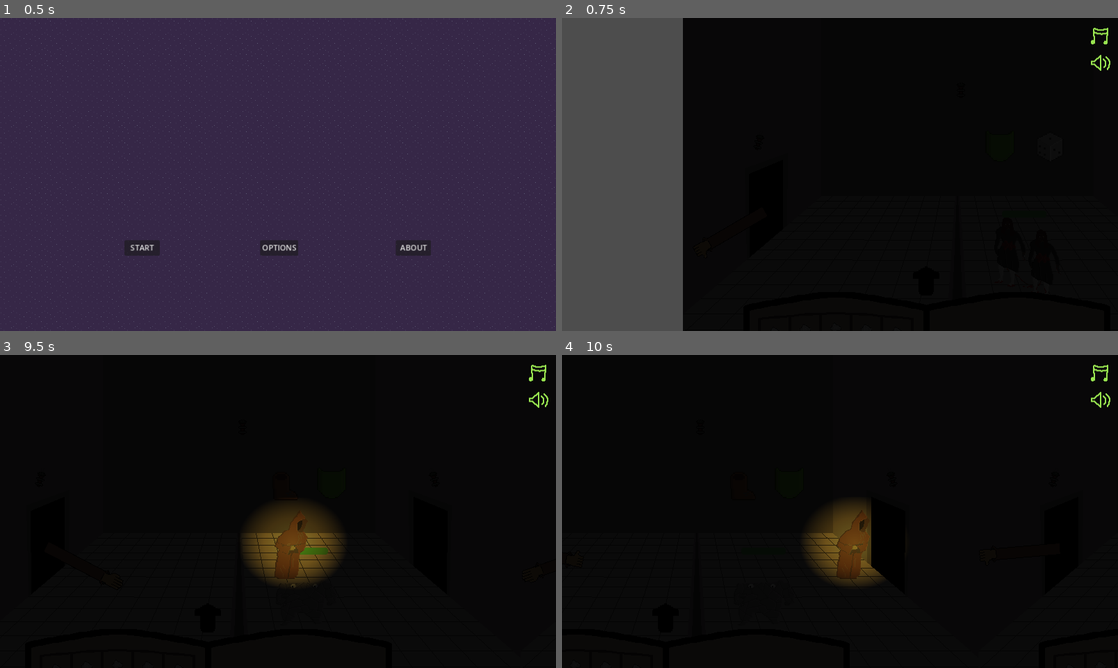
Above: before the commit, frames 1-4 (two rows, left to right).
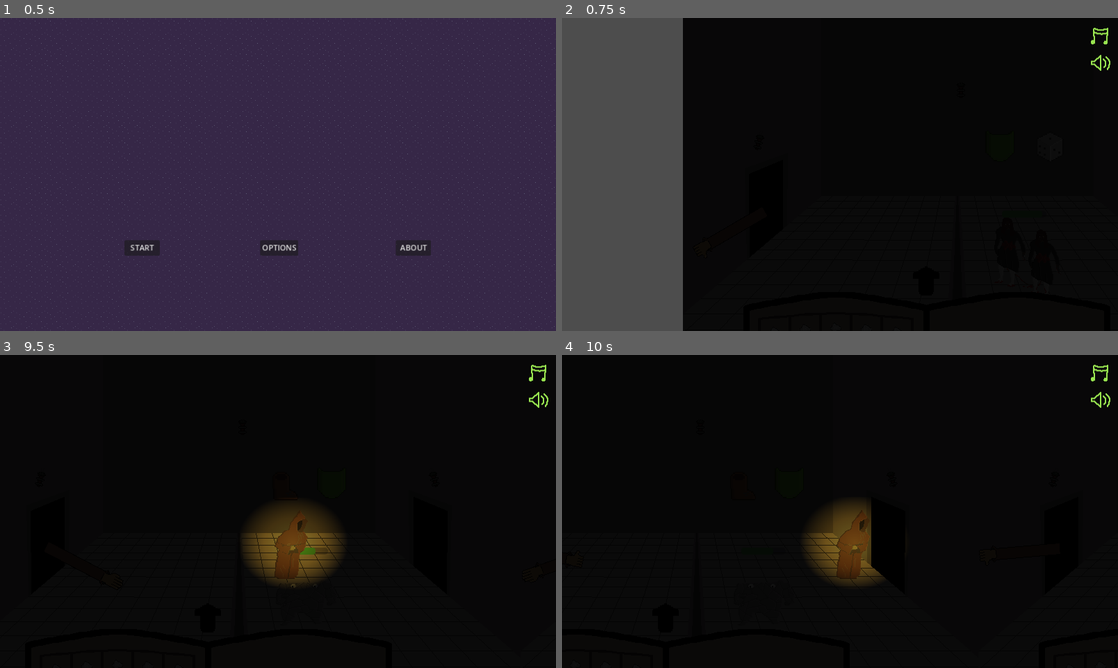
Above: after the commit, the same moments.

Repository: lewis785/ludum-dare-55
Game: Godot game, scene res://scenes/levels/main_menu.tscn
The game is run twice, just before and just after one commit, with the same random seed, the same clock (stepped at 60 frames per second) and the same inputs.
Inputs (mouse positions are in pixels of both pictures, inside the frame that each line leads up to):
- Up to frame 1 (0.5 s): no input
- Up to frame 2 (0.75 s): click "START" at 0.5 s
- Up to frame 3 (9.5 s): tap Enter at 1.25 s; drag from (139, 667) to (294, 511) at 1.27 s; drag from (11, 664) to (139, 511) at 2.02 s; move the mouse to (383, 667) at 2.77 s; hold Enter 2.78-3.5 s; click (383, 667) at 2.92 s; drag from (255, 664) to (344, 624) at 3.52 s; drag from (133, 667) to (511, 574) at 4.27 s; drag from (33, 624) to (500, 664) at 5.02 s; move the mouse to (311, 667) at 5.77 s; hold Enter 5.78-6.5 s; click (311, 667) at 5.92 s; drag from (189, 664) to (166, 527) at 6.52 s; tap Space at 7.25 s; drag from (61, 667) to (155, 511) at 7.27 s; drag from (400, 667) to (555, 511) at 8.02 s; move the mouse to (272, 664) at 8.77 s; hold Enter from 8.78 s (still down); click (272, 664) at 8.92 s
- Up to frame 4 (10 s): release Enter at 9.5 s; drag from (712, 667) to (678, 580) at 9.52 s

Frame 1 is identical in both runs. In frame 3, less than 0.1% of the frame differs, in the area x 56-59%, y 61-64%; in frame 4, less than 0.1%.

Commit message:
CHANGE tweek combat stats

Diff:
--- a/scenes/characters/character.tscn
+++ b/scenes/characters/character.tscn
@@ -107,11 +107,10 @@
 
 [node name="HealthComponent" parent="." node_paths=PackedStringArray("attributes") instance=ExtResource("3_ixrst")]
 attributes = NodePath("../AttributesComponent")
-base_health = 20.0
+base_health = 100.0
 
 [node name="AttackComponent" parent="." node_paths=PackedStringArray("attributes_component") instance=ExtResource("4_6vune")]
 attributes_component = NodePath("../AttributesComponent")
-base_attack_rate = 120
 
 [node name="AnimatedSprite2D" type="AnimatedSprite2D" parent="."]
 texture_filter = 1
--- a/scenes/components/character/health_component.gd
+++ b/scenes/components/character/health_component.gd
@@ -34,8 +34,8 @@
 	var defence: float = (100 - attributes.defence) / 100.0;
 	var resistance: float = (100 - attributes.get_resistance_value(attack.type)) / 100.0
 	var damage = attack.damage
-	var crit_modifier = 2 if attack.crit else 1
+	var crit_modifier = damage if attack.crit else 0
 
 	print("defence: " + str(defence) + " resistance: " + str(resistance) + " damage: " + str(damage) + " crit: " + str(crit_modifier))
 	print("Actual damage: " + str(round(damage * defence * resistance * crit_modifier)))
-	return round(damage * defence * resistance * crit_modifier)
+	return round((damage * defence * resistance) + crit_modifier)
--- a/scenes/components/combat/combat_coordinator.gd
+++ b/scenes/components/combat/combat_coordinator.gd
@@ -39,6 +39,7 @@
 	if enemy_last_attacked >= enemy.attack_component.attack_rate / 100.0:
 		summon.health_component.damage(enemy.attack_component.attack())
 		if (summon.health_component.health <= 0):
+			enemy.health_component.heal()
 			result(Results.LOSE)
 		enemy_last_attacked = 0.0
 
Not shown: 1 places in scenes/levels/room.tscn that only renumber resources
